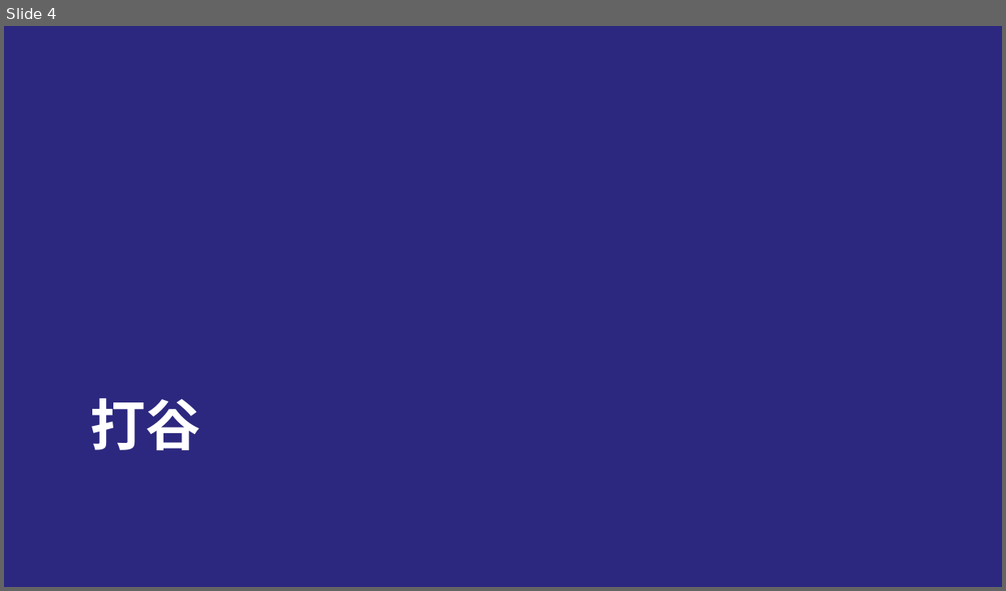
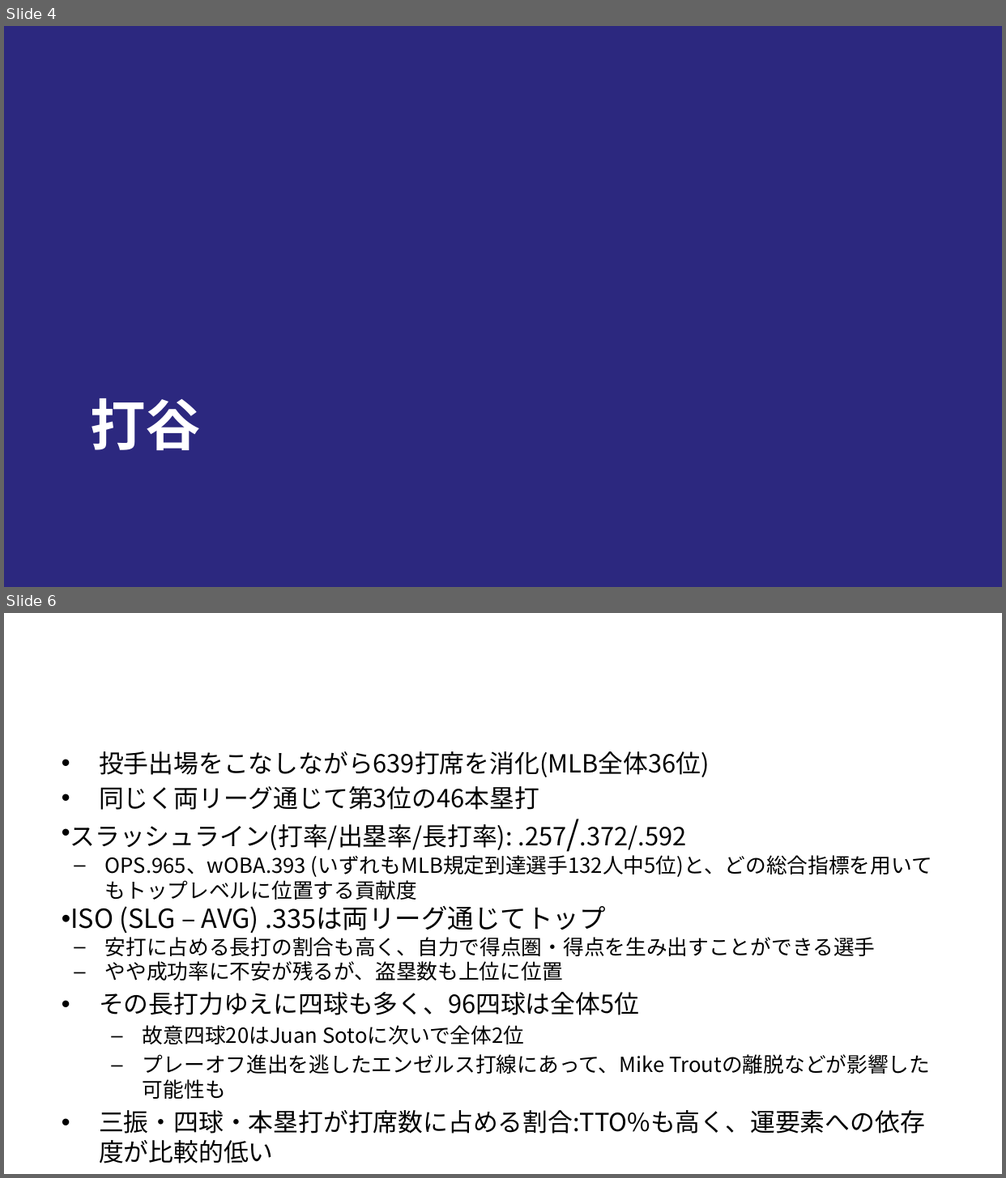
Before and after one commit to T-Reio/ohtani_analyze, a slide deck: slides/ohtani_tj.pptx. Shown one above the other, each under a label of ours: slide 4 before the commit, slides 4 and 6 after it; the slides between them are not shown. The pictures are 1006x591 and 1006x1178 pixels, drawn with LibreOffice and Linux fonts; fonts in the diff are those of the drawing; background and template pictures are left out. Boxes give left, top, right and bottom in pixels: in the first picture for what was removed or moved away, otherwise in the second. Text is boxed around its words. In the diff, an @@ line names an element or a change of style, - is before the commit and + after.

```diff
--- a/slides/ohtani_tj.pptx
+++ b/slides/ohtani_tj.pptx
@@ slide 6 added at (4,613,1002,1174), background #FFFFFF @@
@@ title added at (54,636,953,729), 48 pt, text #FFFFFF, bold @@
+スタッツ
@@ text added at (70,752,932,1164), 20 pt, text #000000 @@
+• 投手出場をこなしながら639打席を消化(MLB全体36位)
+• 同じく両リーグ通じて第3位の46本塁打
+• スラッシュライン(打率/出塁率/長打率): .257/.372/.592
+  – OPS.965、wOBA.393 (いずれもMLB規定到達選手132人中5位)と、どの総合指標を用いてもトップレベルに位置する貢献度
+• ISO (SLG – AVG) .335は両リーグ通じてトップ
+  – 安打に占める長打の割合も高く、自力で得点圏・得点を生み出すことができる選手
+  – やや成功率に不安が残るが、盗塁数も上位に位置
+• その長打力ゆえに四球も多く、96四球は全体5位
+  – 故意四球20はJuan Sotoに次いで全体2位
+  – プレーオフ進出を逃したエンゼルス打線にあって、Mike Troutの離脱などが影響した可能性も
+• 三振・四球・本塁打が打席数に占める割合:TTO%も高く、運要素への依存度が比較的低い
```
Also in this commit, not shown: 5 slides changed, 10 other slides added, 2 slides removed, 9 other files.
